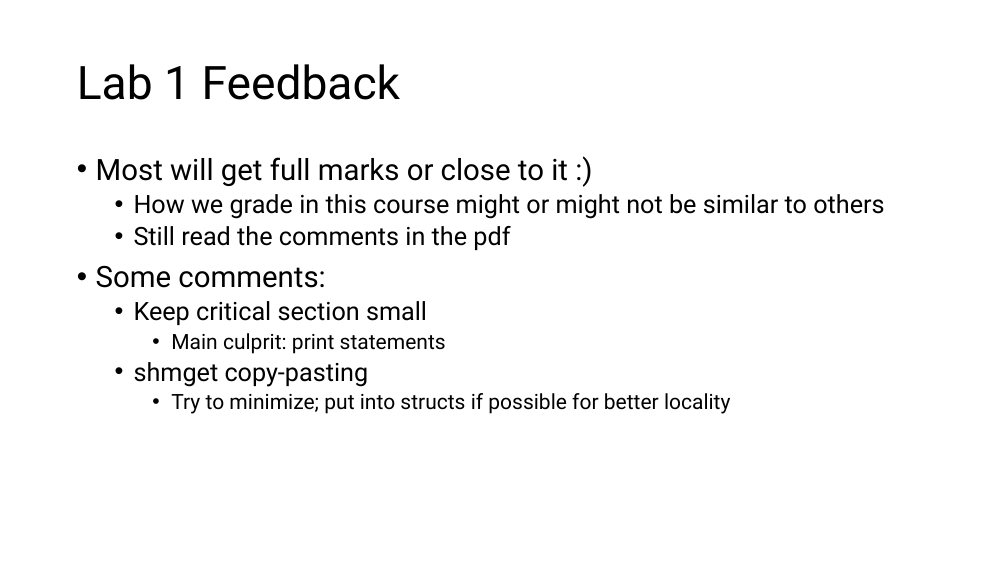
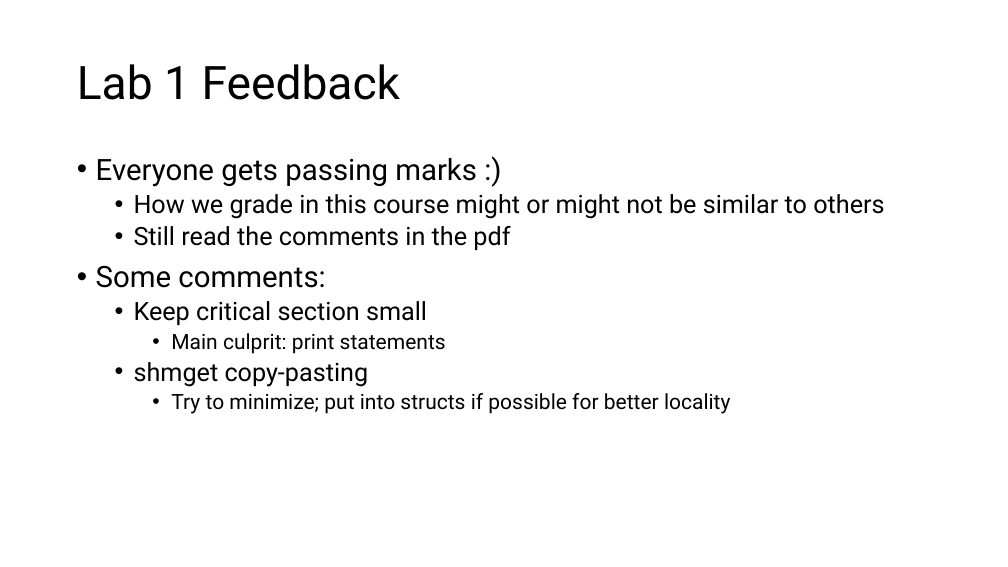
Before and after one commit to theodoreleebrant/TA-2425S1, a slide deck: slide 5 of CS3210/CS3210-TL3 (Lab 2).pptx. Drawn at 1008x567 pixels with LibreOffice and Linux fonts; fonts in the diff are those of the drawing. Boxes give left, top, right and bottom in pixels: in the first picture for what was removed or moved away, otherwise in the second. Text is boxed around its words. In the diff, an @@ line names an element or a change of style, - is before the commit and + after.

```diff
--- a/CS3210/CS3210-TL3 (Lab 2).pptx
+++ b/CS3210/CS3210-TL3 (Lab 2).pptx
@@ text at bbox=[96, 158, 477, 187]: text changed @@
-• Most will get full marks or close to it :)
+• Everyone gets passing marks :)
```
Also in this commit, not shown: 1 other slide changed, 11 slides added.
